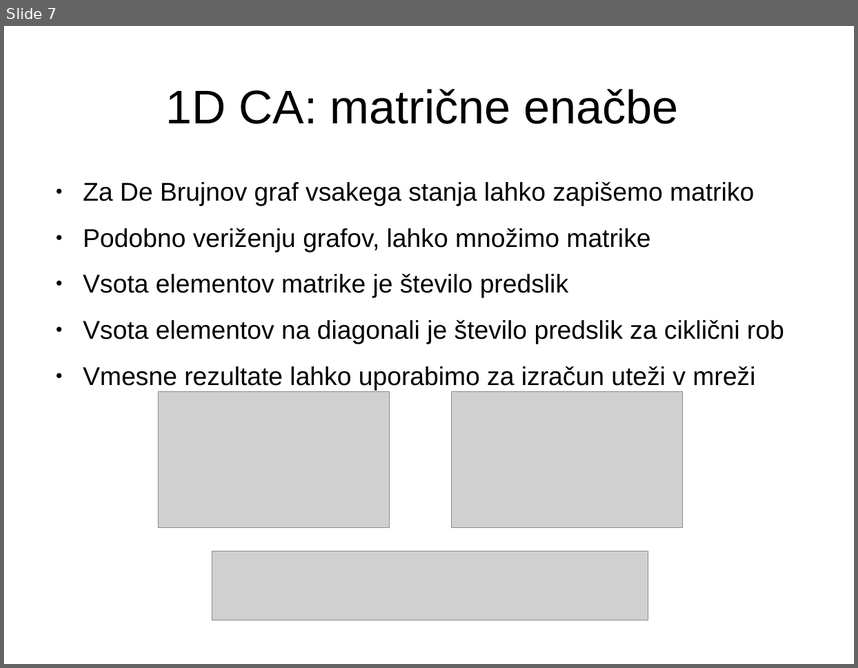
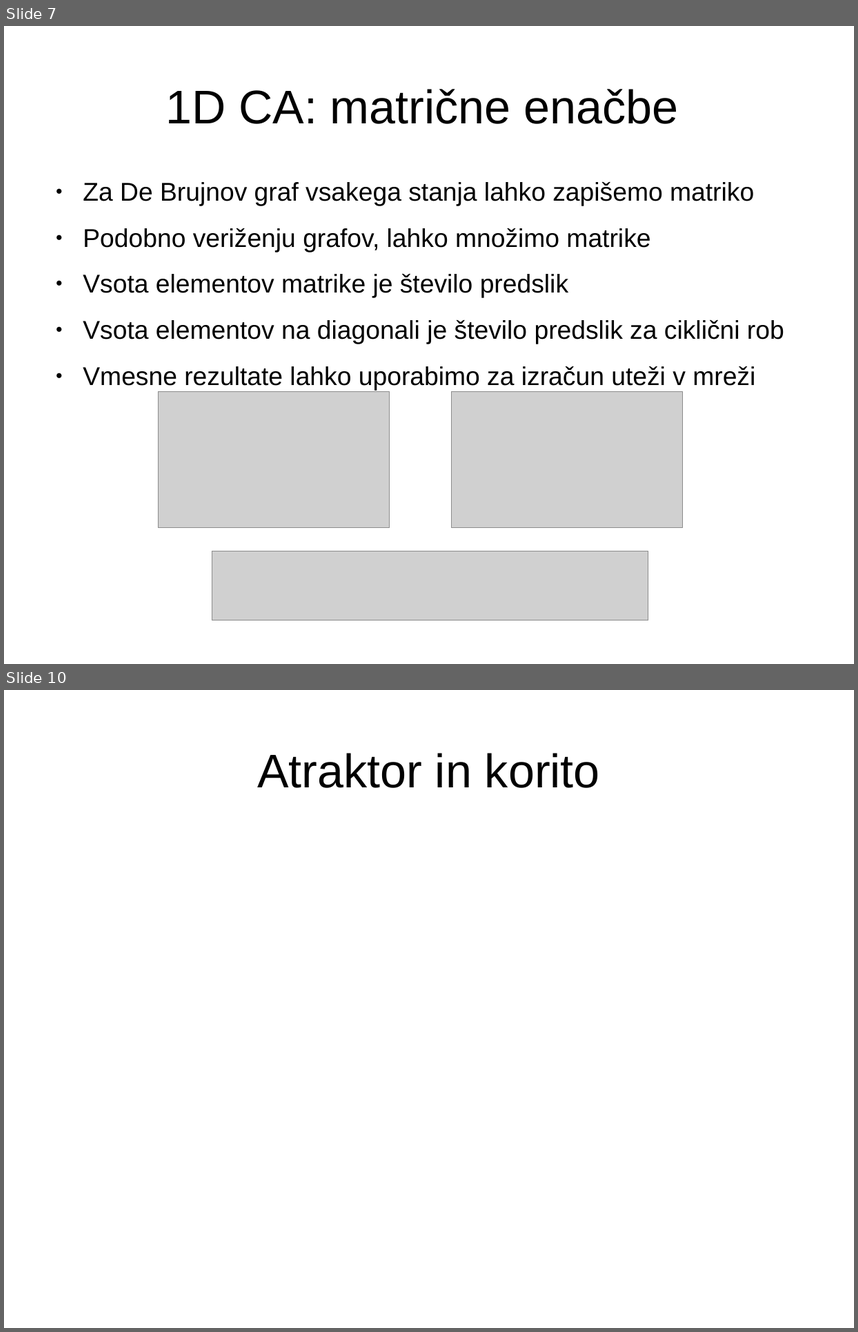
Before and after one commit to jeras/fri-latex-templates, a slide deck: predstavitev/predstavitev.odp. Shown one above the other, each under a label of ours: slide 7 before the commit, slides 7 and 10 after it; the slides between them are not shown. The pictures are 858x668 and 858x1332 pixels, drawn with LibreOffice and Linux fonts; fonts in the diff are those of the drawing; grey boxes stand for pictures. Boxes give left, top, right and bottom in pixels: in the first picture for what was removed or moved away, otherwise in the second. Text is boxed around its words. In the diff, an @@ line names an element or a change of style, - is before the commit and + after.

```diff
--- a/predstavitev/predstavitev.odp
+++ b/predstavitev/predstavitev.odp
@@ slide 10 added at bbox=[4, 690, 854, 1328], background #FFFFFF @@
@@ title added at bbox=[257, 753, 600, 788], 44 pt, text #000000 @@
+Atraktor in korito
```
Also in this commit, not shown: 7 other slides added.
